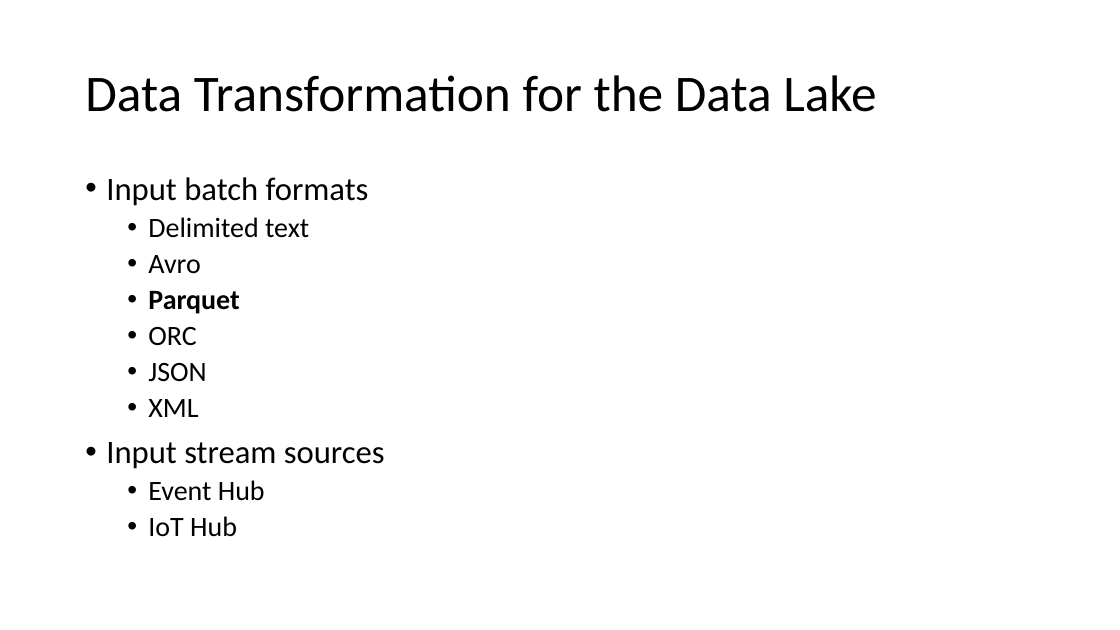
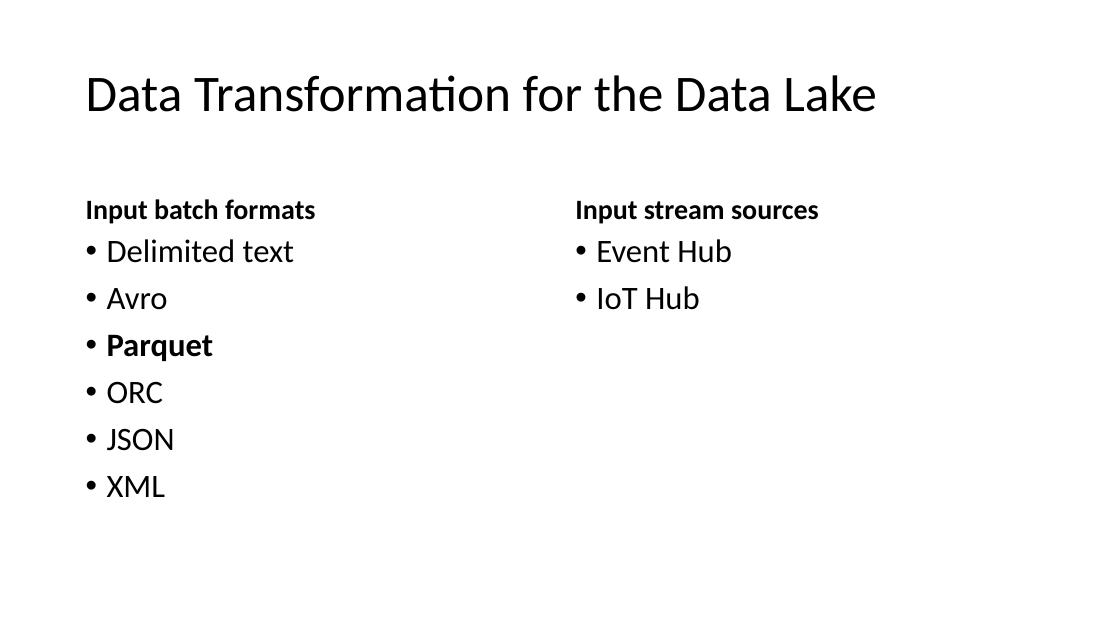
Before and after one commit to solliancenet/precon-synapse-power-bi, a slide deck: slide 52 of Slides/02 - Synapse Development.pptx. Drawn at 1120x630 pixels with LibreOffice and Linux fonts; fonts in the diff are those of the drawing. Boxes give left, top, right and bottom in pixels: in the first picture for what was removed or moved away, otherwise in the second. Text is boxed around its words. In the diff, an @@ line names an element or a change of style, - is before the commit and + after.

```diff
--- a/Slides/02 - Synapse Development.pptx
+++ b/Slides/02 - Synapse Development.pptx
@@ text at [106,177,369,206]: paragraph removed @@
-• Input batch formats
@@ text added at [86,199,316,224], 24 pt, text #000000, bold @@
+Input batch formats
@@ text added at [575,201,819,224], 24 pt, text #000000, bold @@
+Input stream sources
@@ text "Delimited text": place and size @@
-text "Delimited text" at [106,177,385,537]
+text "Delimited text" at [107,239,294,497]
@@ text "Delimited text" at [107,239,294,497]: size 24 to 28 pt; list level 2 to 1 in "Delimited text"; list level 2 to 1 in "Avro"; list level 2 to 1 in "Parquet"; list level 2 to 1 in "ORC"; list level 2 to 1 in "JSON"; list level 2 to 1 in "XML" @@
@@ text added at [596,239,732,310], 28 pt, text #000000 @@
+• Event Hub
+• IoT Hub
@@ text at [106,442,385,537]: paragraphs removed @@
-• Input stream sources
-  • Event Hub
-  • IoT Hub
```
Also in this commit, not shown: 8 other slides changed, 1 other file.
